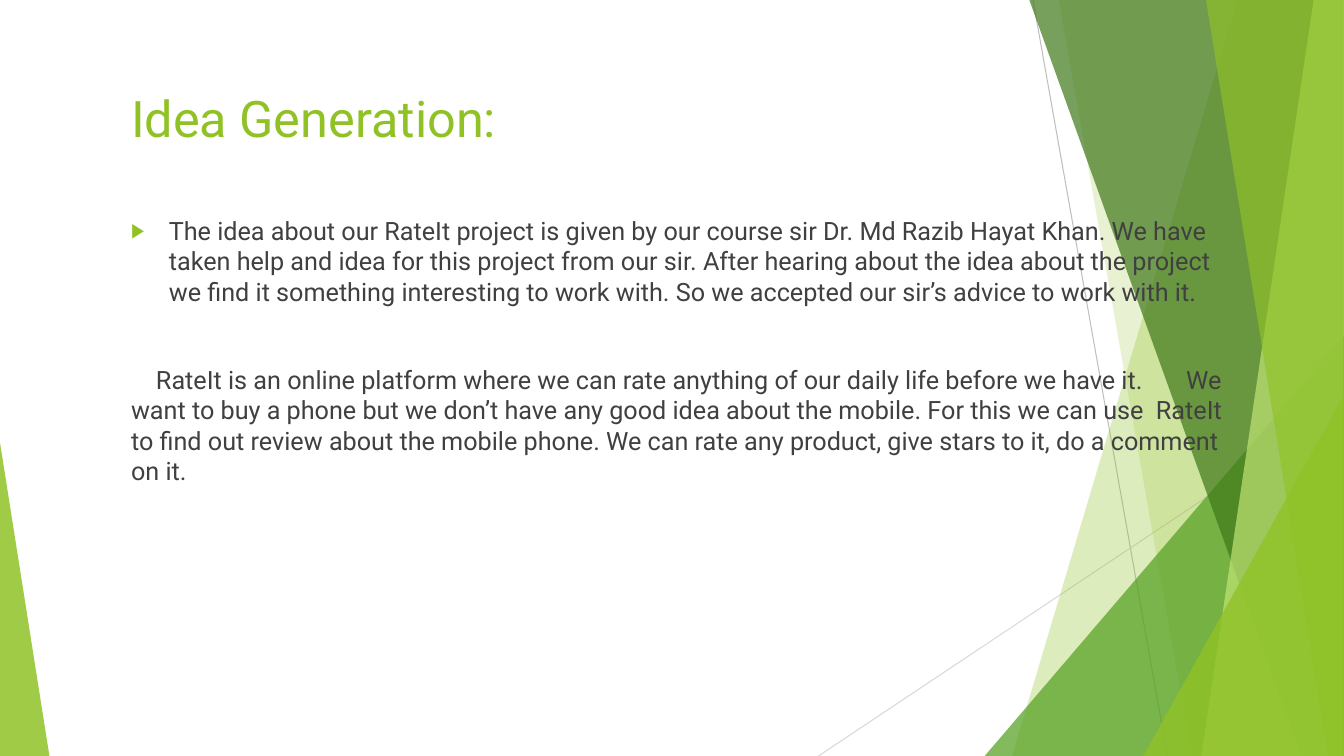
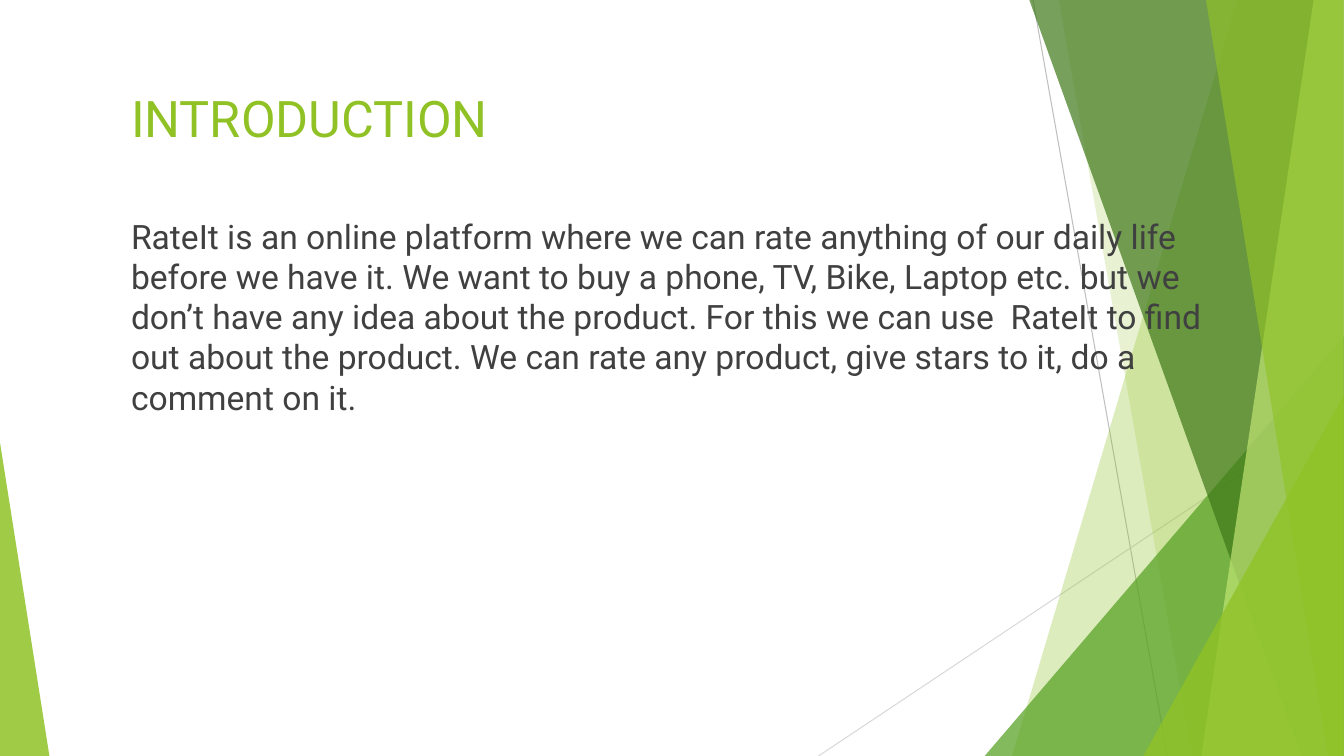
Before and after one commit to Naresh-Barua/Software-Engeneering-Project-, a slide deck: slide 2 of RateIt.pptx. Drawn at 1344x756 pixels with LibreOffice and Linux fonts; fonts in the diff are those of the drawing. Boxes give left, top, right and bottom in pixels: in the first picture for what was removed or moved away, otherwise in the second. Text is boxed around its words. In the diff, an @@ line names an element or a change of style, - is before the commit and + after.

Commit message:
RateIt Project

```diff
--- a/RateIt.pptx
+++ b/RateIt.pptx
@@ title at [131, 100, 488, 138]: text changed @@
-Idea Generation:
+INTRODUCTION
@@ text at [131, 218, 1201, 411]: text changed; size 18 to 24 pt @@
-▶ The idea about our RateIt project is given by our course sir Dr. Md Razib Hayat Khan. We have taken help and idea for this project from our sir. After hearing about the idea about the project we find it something interesting to work with. So we accepted our sir’s advice to work with it.
-RateIt is an online platform where we can rate anything of our daily life before we have it. We want to buy a phone but we don’t have any good idea about the mobile. For this we can use RateIt to find out review about the mobile phone. We can rate any product, give stars to it, do a comment on it.
+RateIt is an online platform where we can rate anything of our daily life before we have it. We want to buy a phone, TV, Bike, Laptop etc. but we don’t have any idea about the product. For this we can use RateIt to find out about the product. We can rate any product, give stars to it, do a comment on it.
```
Also in this commit, not shown: 5 other slides changed, 2 slides added.
